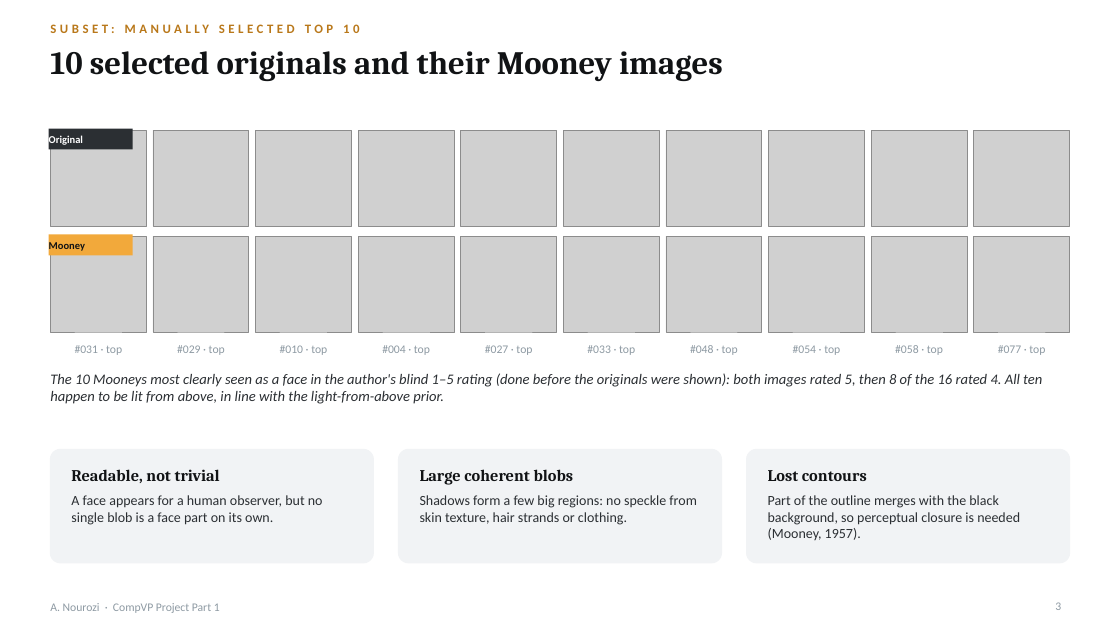
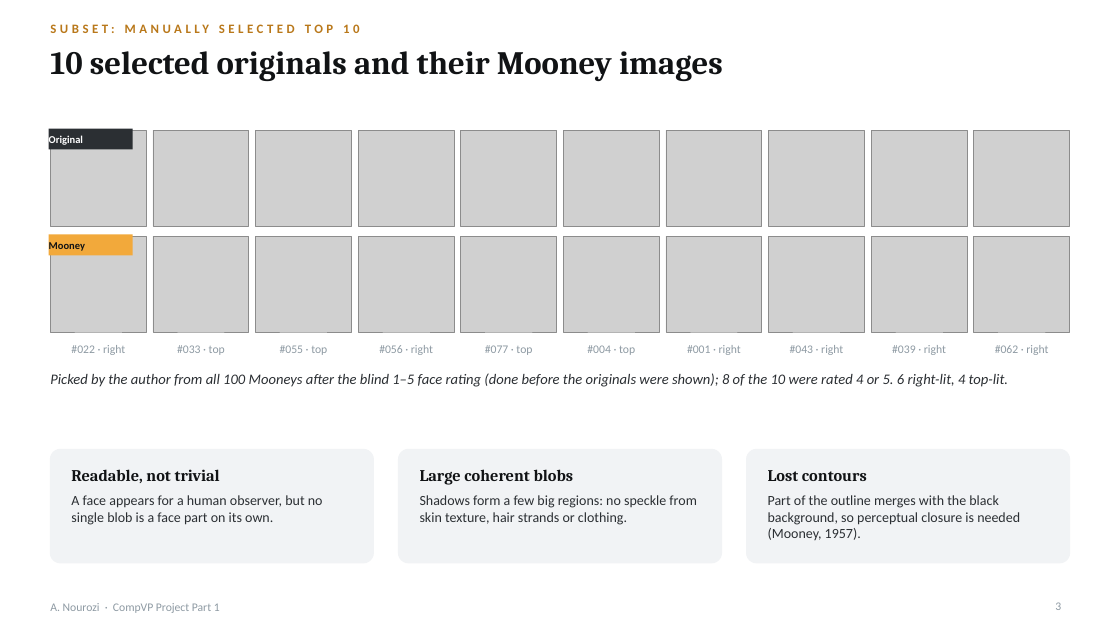
Before and after one commit to Ahmadrezanourozii/computer-vision-models-project, a slide deck: slide 3 of deliverables/Nourozi_23726011_CompVP_Part1.pptx. Drawn at 1120x630 pixels with LibreOffice and Linux fonts; fonts in the diff are those of the drawing; grey boxes stand for pictures. Boxes give left, top, right and bottom in pixels: in the first picture for what was removed or moved away, otherwise in the second. Text is boxed around its words. In the diff, an @@ line names an element or a change of style, - is before the commit and + after.

```diff
--- a/deliverables/Nourozi_23726011_CompVP_Part1.pptx
+++ b/deliverables/Nourozi_23726011_CompVP_Part1.pptx
@@ text at box(71, 345, 125, 355): text changed @@
-#031 · top
+#022 · right
@@ text at box(177, 345, 225, 355): text changed @@
-#029 · top
+#033 · top
@@ text at box(280, 345, 327, 355): text changed @@
-#010 · top
+#055 · top
@@ text at box(379, 345, 433, 355): text changed @@
-#004 · top
+#056 · right
@@ text at box(587, 345, 635, 355): text changed @@
-#033 · top
+#004 · top
@@ text at box(687, 345, 741, 355): text changed @@
-#048 · top
+#001 · right
@@ text at box(790, 345, 843, 355): text changed @@
-#054 · top
+#043 · right
@@ text at box(892, 345, 946, 355): text changed @@
-#058 · top
+#039 · right
@@ text at box(995, 345, 1048, 355): text changed @@
-#077 · top
+#062 · right
@@ text at box(50, 373, 1008, 387): text changed @@
-The 10 Mooneys most clearly seen as a face in the author's blind 1–5 rating (done before the originals were shown): both images rated 5, then 8 of the 16 rated 4. All ten happen to be lit from above, in line with the light-from-above prior.
+Picked by the author from all 100 Mooneys after the blind 1–5 face rating (done before the originals were shown); 8 of the 10 were rated 4 or 5. 6 right-lit, 4 top-lit.
```
Also in this commit, not shown: 8 other slides changed, 3 other files.
